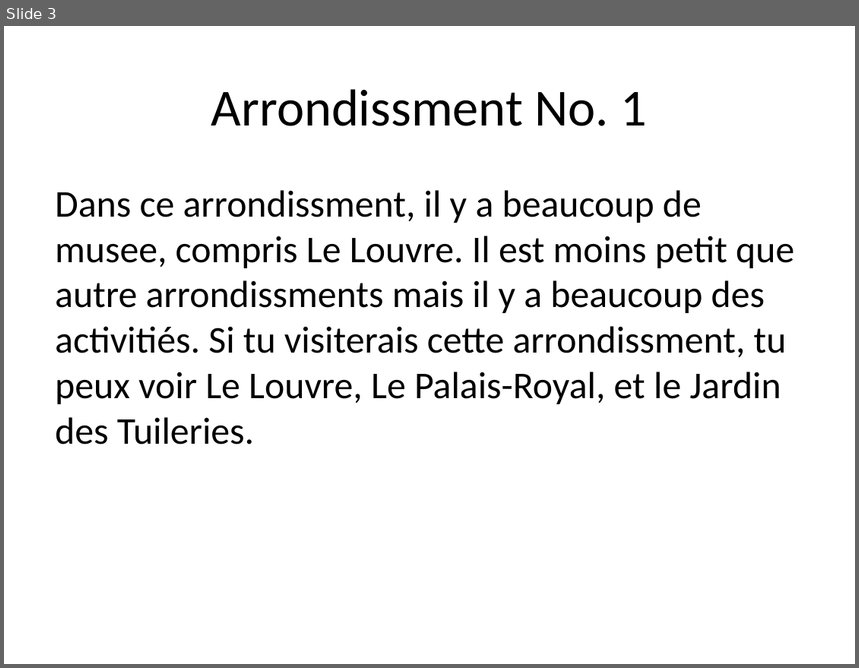
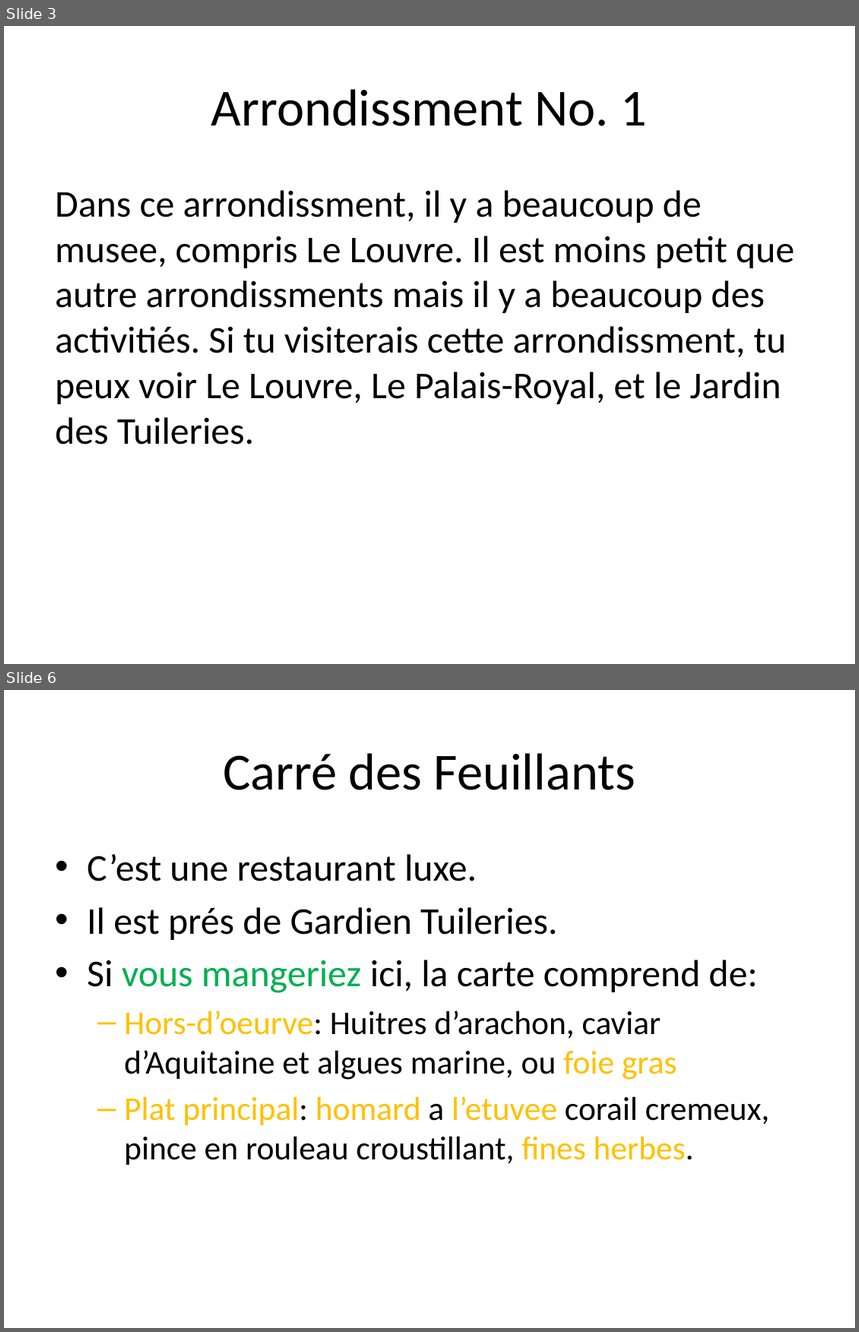
Before and after one commit to ethnt/apcs, a slide deck: Miscellaneous/Arrondissment No1.pptx. Shown one above the other, each under a label of ours: slide 3 before the commit, slides 3 and 6 after it; the slides between them are not shown. The pictures are 859x668 and 859x1332 pixels, drawn with LibreOffice and Linux fonts; fonts in the diff are those of the drawing. Boxes give left, top, right and bottom in pixels: in the first picture for what was removed or moved away, otherwise in the second. Text is boxed around its words. In the diff, an @@ line names an element or a change of style, - is before the commit and + after.

```diff
--- a/Miscellaneous/Arrondissment No1.pptx
+++ b/Miscellaneous/Arrondissment No1.pptx
@@ slide 6 added at (4, 690, 855, 1328), background #FFFFFF @@
@@ title added at (223, 753, 636, 790), 44 pt, text #000000 @@
+Carré des Feuillants
@@ text added at (87, 854, 770, 1165), 28 pt, text #000000 @@
+• C’est une restaurant luxe.
+• Il est prés de Gardien Tuileries.
+• Si vous mangeriez ici, la carte comprend de:
+  – Hors-d’oeurve: Huitres d’arachon, caviar d’Aquitaine et algues marine, ou foie gras
+  – Plat principal: homard a l’etuvee corail cremeux, pince en rouleau croustillant, fines herbes.
```
Also in this commit, not shown: 2 slides changed, 2 other slides added, 1 slide removed.
